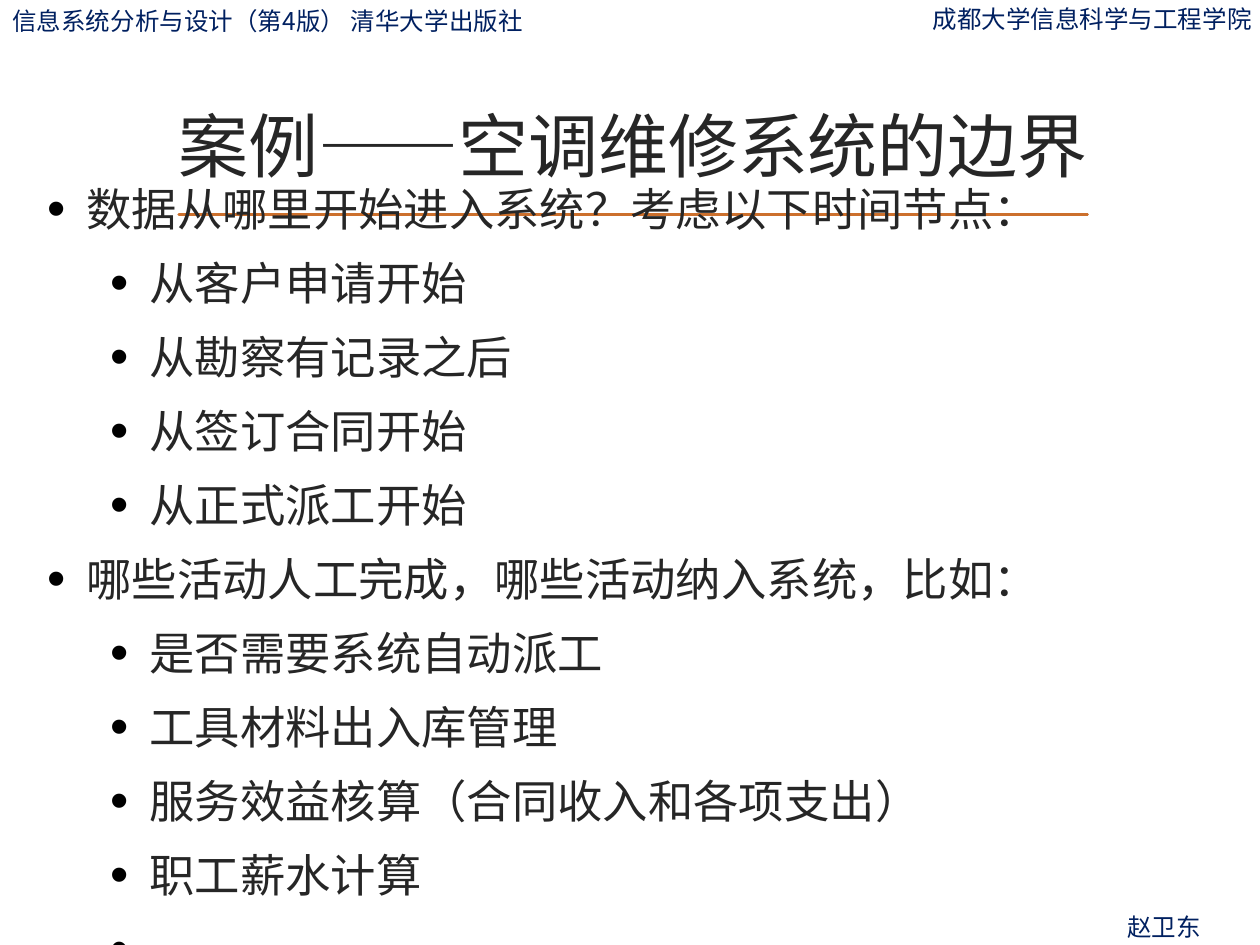
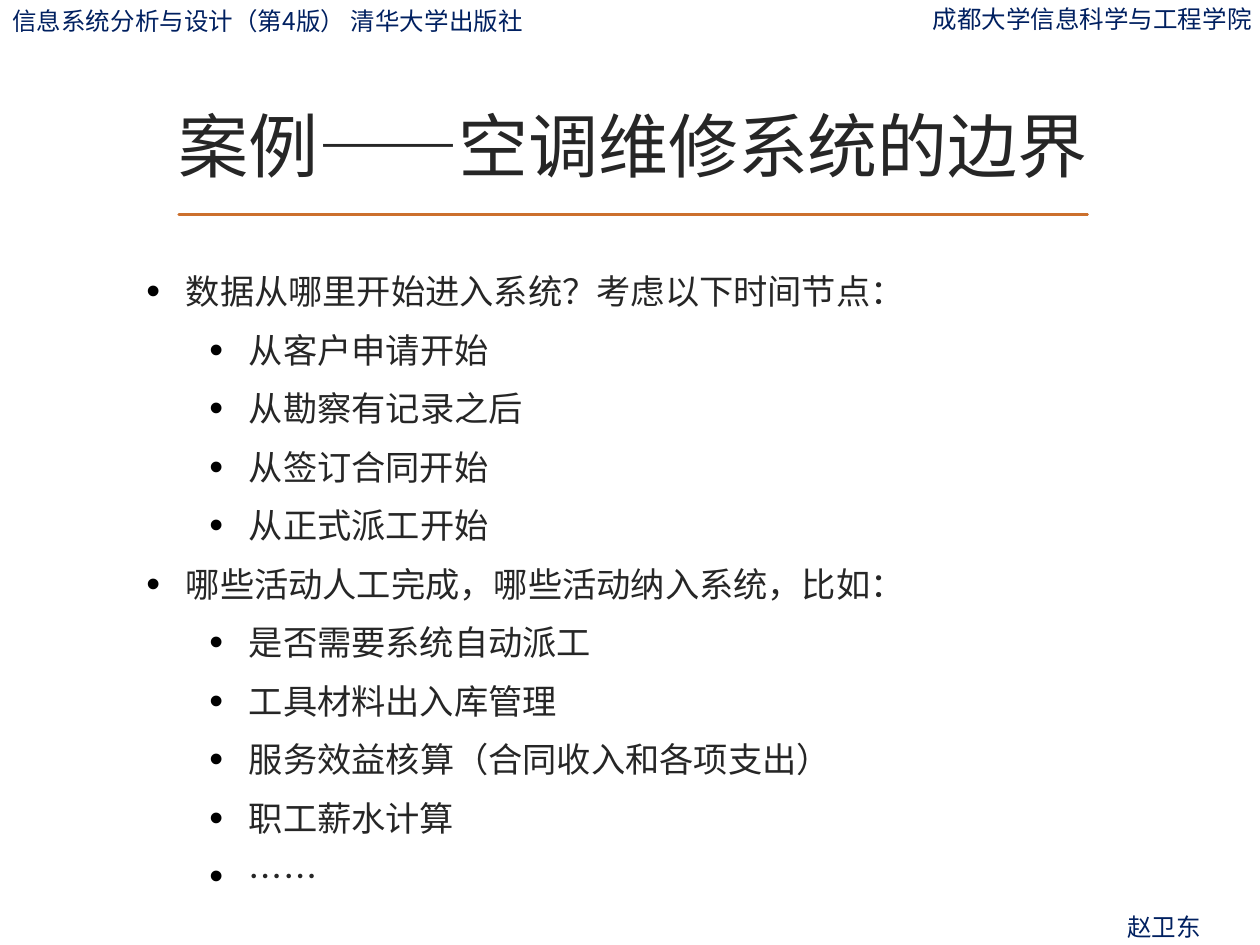
Before and after one commit to ylfagh/is_analysis-1, a slide deck: slide 70 of ppt/第6章-流程建模.pptx. Drawn at 1260x945 pixels with LibreOffice and Linux fonts; fonts in the diff are those of the drawing; background and template pictures are left out. Boxes give left, top, right and bottom in pixels: in the first picture for what was removed or moved away, otherwise in the second. Text is boxed around its words. In the diff, an @@ line names an element or a change of style, - is before the commit and + after.

```diff
--- a/ppt/第6章-流程建模.pptx
+++ b/ppt/第6章-流程建模.pptx
@@ text "数据从哪里开始进入系统？考虑以下时间节点：": place and size @@
-text "数据从哪里开始进入系统？考虑以下时间节点：" at bbox=[87, 188, 1039, 896]
+text "数据从哪里开始进入系统？考虑以下时间节点：" at bbox=[186, 275, 905, 834]
@@ text "数据从哪里开始进入系统？考虑以下时间节点：" at bbox=[186, 275, 905, 834]: size 25.9 to 19.6 pt; less space between paragraphs @@
```
Also in this commit, not shown: 51 other slides changed, 30 slides removed.
